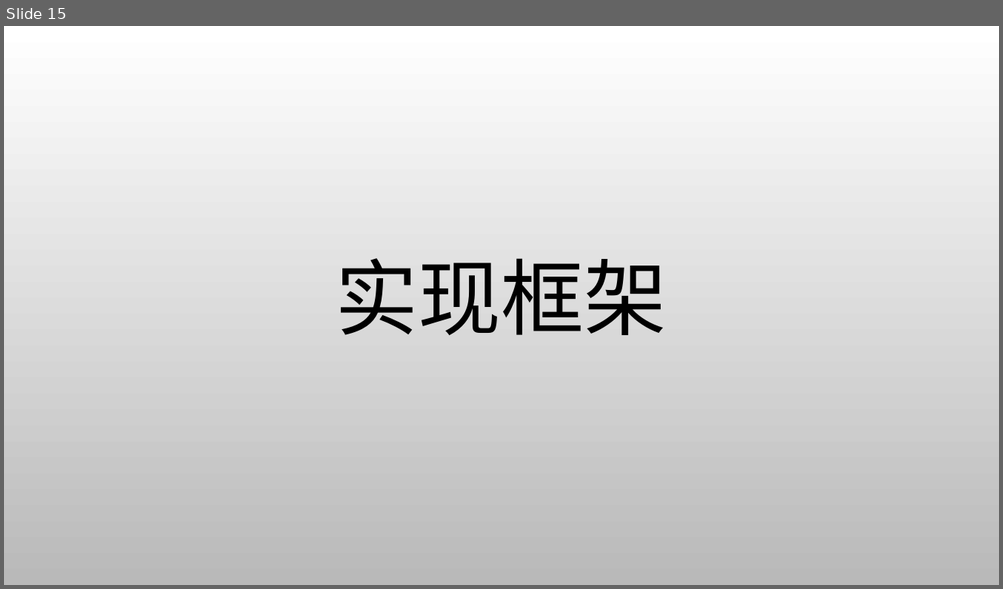
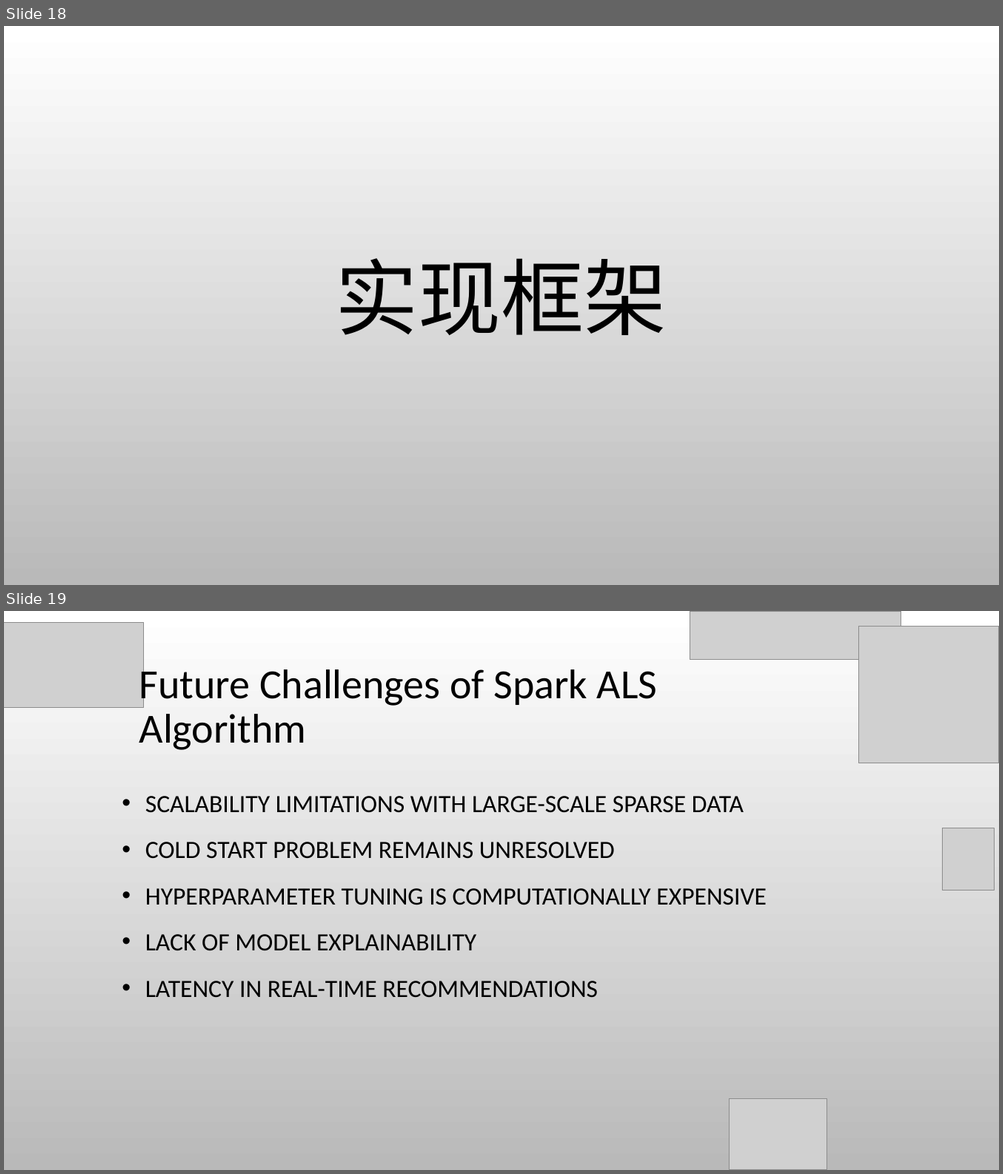
Before and after one commit to susie682/752-project, a slide deck: Commerce Product Recommendation with Spark ML-PPT - V2.pptx. Shown one above the other, each under a label of ours: slide 15 before the commit, slides 18 and 19 after it. The pictures are 1003x589 and 1003x1174 pixels, drawn with LibreOffice and Linux fonts; fonts in the diff are those of the drawing; grey boxes stand for pictures; background and template pictures are left out. Boxes give left, top, right and bottom in pixels: in the first picture for what was removed or moved away, otherwise in the second. Text is boxed around its words. In the diff, an @@ line names an element or a change of style, - is before the commit and + after.

```diff
--- a/Commerce Product Recommendation with Spark ML-PPT - V2.pptx
+++ b/Commerce Product Recommendation with Spark ML-PPT - V2.pptx
@@ slide 19 added at [4, 611, 999, 1170], background picture (left out) @@
@@ picture added at [4, 622, 144, 707] @@
@@ picture added at [690, 611, 901, 660] @@
@@ picture added at [858, 626, 999, 763] @@
@@ text added at [139, 664, 657, 750], 40 pt, text #000000 @@
+Future Challenges of Spark ALS Algorithm
@@ text added at [145, 796, 766, 998], 24 pt, text #000000 @@
+• SCALABILITY LIMITATIONS WITH LARGE-SCALE SPARSE DATA
+• COLD START PROBLEM REMAINS UNRESOLVED
+• HYPERPARAMETER TUNING IS COMPUTATIONALLY EXPENSIVE
+• LACK OF MODEL EXPLAINABILITY
+• LATENCY IN REAL-TIME RECOMMENDATIONS
@@ picture added at [942, 828, 994, 891] @@
@@ picture added at [729, 1099, 826, 1170] @@
@@ what was slide 15 is now slide 18 @@
```
Also in this commit, not shown: 4 other slides added, 1 other file.
